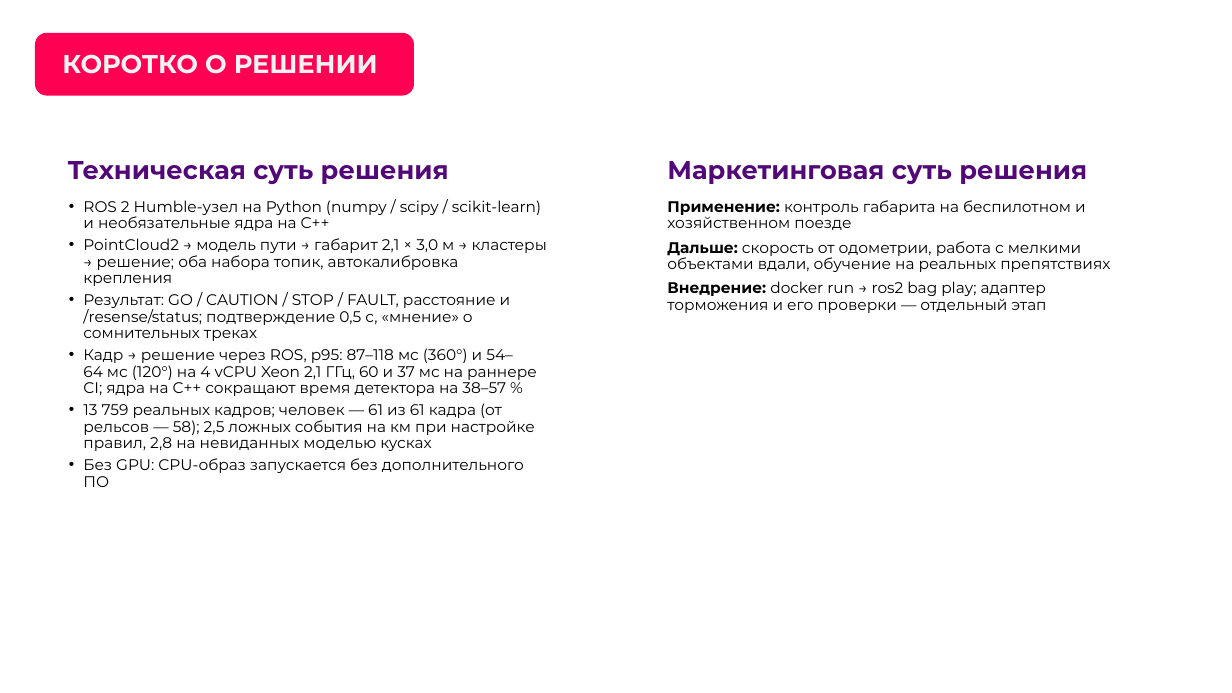
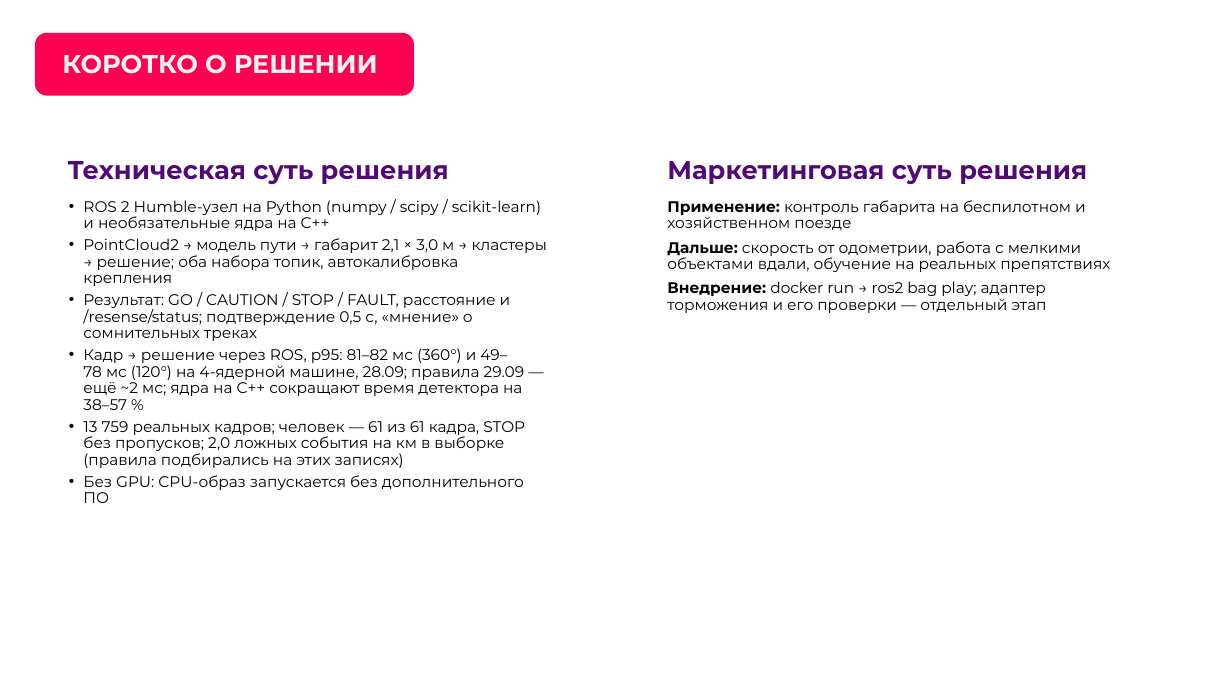
Before and after one commit to pmixay/ReSense, a slide deck: slide 5 of docs/presentation/ReSense_LCT2026.pptx. Drawn at 1232x693 pixels with LibreOffice and Linux fonts; fonts in the diff are those of the drawing; background and template pictures are left out. Boxes give left, top, right and bottom in pixels: in the first picture for what was removed or moved away, otherwise in the second. Text is boxed around its words. In the diff, an @@ line names an element or a change of style, - is before the commit and + after.

```diff
--- a/docs/presentation/ReSense_LCT2026.pptx
+++ b/docs/presentation/ReSense_LCT2026.pptx
@@ text at [83,348,525,468]: text changed @@
-• Кадр → решение через ROS, p95: 87–118 мс (360°) и 54–64 мс (120°) на 4 vCPU Xeon 2,1 ГГц, 60 и 37 мс на раннере CI; ядра на C++ сокращают время детектора на 38–57 %
-• 13 759 реальных кадров; человек — 61 из 61 кадра (от рельсов — 58); 2,5 ложных события на км при настройке правил, 2,8 на невиданных моделью кусках
+• Кадр → решение через ROS, p95: 81–82 мс (360°) и 49–78 мс (120°) на 4-ядерной машине, 28.09; правила 29.09 — ещё ~2 мс; ядра на C++ сокращают время детектора на 38–57 %
+• 13 759 реальных кадров; человек — 61 из 61 кадра, STOP без пропусков; 2,0 ложных события на км в выборке (правила подбирались на этих записях)
```
Also in this commit, not shown: 11 other slides changed, 43 other files.
